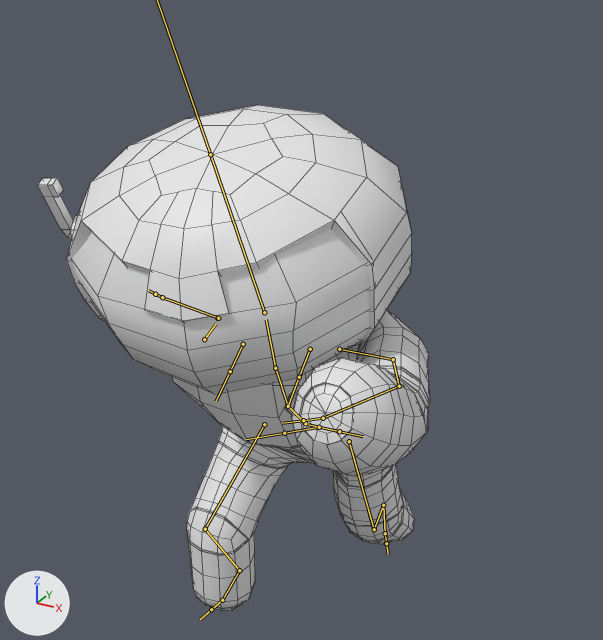
An edit to the FBX model Space Rescue/Assets/Art/Models/MainCharacter/Main_Charcter.fbx, drawn before and after from the same camera.
Both versions are drawn from a 50 mm camera at (1.003, -1.764, 1.766) aimed at (-0.034, 0.122, 0.822). Arrows for +X, +Y and +Z are at lower left; the lights stay in place. Both versions are drawn at frame 12 of the action 'metarig|BigThrow'; the numbers are the values there. The bones that bend it are drawn over the model as lines. Mesh edges are drawn as thin lines.

The first picture shows 'Body', "LID's", 'Visor'.
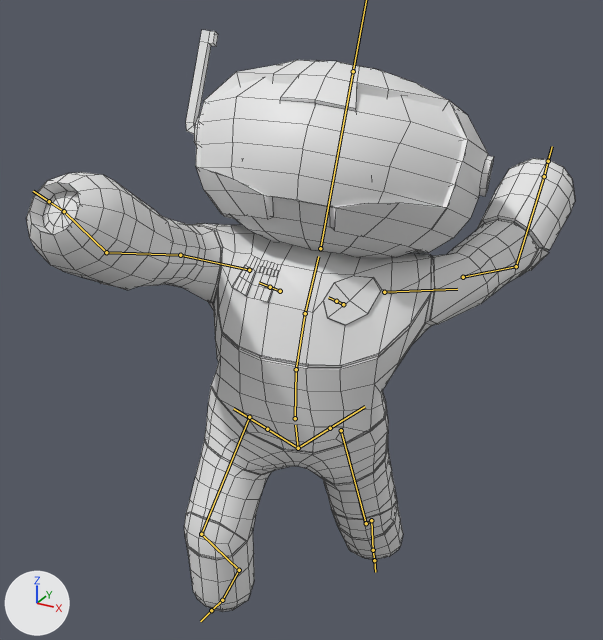
Boxes [x1, y1, x2, y2] around the edits, measured in the pictures (603 x 640 px):
'Body', posed (40% wider, 15% taller)
    before: [38, 105, 430, 610]
    after: [26, 30, 575, 611]
'Visor', posed (11% narrower, 22% shorter)
    before: [72, 228, 369, 394]
    after: [200, 78, 463, 208]
"LID's", posed
    before: [285, 383, 353, 445]
    after: [43, 191, 381, 325]
bone 'spine', root to tip
    before: (319, 427) to (308, 424)
    after: (298, 448) to (295, 425)
bone 'spine.001', root to tip
    before: (305, 423) to (288, 406)
    after: (295, 418) to (296, 369)
bone 'spine.004', root to tip
    before: (264, 312) to (210, 154)
    after: (320, 248) to (353, 71)
bone 'shoulder.L', root to tip
    before: (339, 349) to (392, 359)
    after: (384, 292) to (457, 289)
bone 'upper_arm.L', root to tip
    before: (393, 359) to (399, 386)
    after: (463, 277) to (516, 266)
bone 'forearm.L', root to tip
    before: (399, 386) to (323, 418)
    after: (516, 266) to (544, 176)
bone 'shoulder.R', root to tip
    before: (204, 339) to (216, 323)
    after: (249, 270) to (180, 255)
bone 'upper_arm.R', root to tip
    before: (217, 318) to (218, 318)
    after: (180, 255) to (106, 252)
bone 'pelvis.R', root to tip
    before: (319, 427) to (284, 433)
    after: (298, 448) to (267, 429)
bone 'thigh.L', root to tip
    before: (349, 441) to (374, 529)
    after: (341, 430) to (366, 523)
bone 'shin.L', root to tip
    before: (374, 529) to (383, 505)
    after: (366, 523) to (371, 520)
bone 'foot.L', root to tip
    before: (383, 505) to (385, 533)
    after: (371, 520) to (373, 550)
bone 'thigh.R', root to tip
    before: (264, 424) to (205, 529)
    after: (249, 417) to (201, 534)
bone 'shin.R', root to tip
    before: (205, 529) to (239, 570)
    after: (201, 534) to (239, 570)

Edits to the bpy script that builds the scene:
```text
Change bone_spine:
    where bone_spine = bpy.data.objects['metarig'].pose.bones['spine']
    bone_spine.location: (0.0, -0.14, -0.14) -> (0.0, -0.098, 0.025)
    bone_spine.rotation_quaternion: (0.927, 0.358, 0.11, 0.013) -> (0.994, 0.0, 0.107, -0.028)  # degrees (43, 11, 6) -> degrees (0, 12, -3)
Change bone_spine_001:
    where bone_spine_001 = bpy.data.objects['metarig'].pose.bones['spine.001']  # child of 'spine'
    bone_spine_001.rotation_quaternion: (1.0, -0.026, 0.0, -0.006) -> (0.999, -0.042, -0.001, -0.009)  # degrees (-3, 0, -1) -> degrees (-5, 0, -1)
Change bone_spine_004:
    where bone_spine_004 = bpy.data.objects['metarig'].pose.bones['spine.004']  # child of 'spine.003'
    bone_spine_004.rotation_quaternion: (0.998, 0.066, 0.0, 0.015) -> (0.999, 0.041, 0.0, 0.009)  # degrees (8, 0, 2) -> degrees (5, 0, 1)
Change bone_shoulder_l:
    where bone_shoulder_l = bpy.data.objects['metarig'].pose.bones['shoulder.L']  # child of 'spine.003'
    bone_shoulder_l.location: (0.0, 0.0, 0.0) -> (-0.058, 0.013, 0.028)
    bone_shoulder_l.rotation_quaternion: (0.847, 0.291, 0.413, -0.168) -> (0.874, 0.19, -0.441, 0.074)  # degrees (36, 53, -4) -> degrees (26, -53, -4)
Change bone_upper_arm_l:
    where bone_upper_arm_l = bpy.data.objects['metarig'].pose.bones['upper_arm.L']  # child of 'shoulder.L'
    bone_upper_arm_l.location: (0.0, 0.0, 0.0) -> (-0.054, 0.022, 0.022)
    bone_upper_arm_l.rotation_quaternion: (0.908, 0.227, -0.131, 0.328) -> (0.926, 0.097, -0.25, 0.265)  # degrees (21, -23, 36) -> degrees (3, -31, 31)
Change bone_forearm_l:
    where bone_forearm_l = bpy.data.objects['metarig'].pose.bones['forearm.L']  # child of 'upper_arm.L'
    bone_forearm_l.rotation_quaternion: (0.937, -0.219, 0.029, 0.272) -> (0.986, 0.153, 0.039, 0.047)  # degrees (-24, 10, 30) -> degrees (18, 4, 6)
Change bone_shoulder_r:
    where bone_shoulder_r = bpy.data.objects['metarig'].pose.bones['shoulder.R']  # child of 'spine.003'
    bone_shoulder_r.rotation_quaternion: (0.76, -0.118, 0.218, -0.601) -> (0.933, -0.06, 0.104, 0.339)  # degrees (-27, 11, -79) -> degrees (-2, 14, 40)
Change bone_upper_arm_r:
    where bone_upper_arm_r = bpy.data.objects['metarig'].pose.bones['upper_arm.R']  # child of 'shoulder.R'
    bone_upper_arm_r.location: (0.014, 0.047, 0.018) -> (0.0, 0.0, 0.0)
    bone_upper_arm_r.rotation_quaternion: (0.967, 0.241, 0.019, 0.076) -> (0.935, 0.347, -0.024, 0.071)  # degrees (28, 0, 9) -> degrees (40, -5, 7)
Change bone_pelvis_r:
    where bone_pelvis_r = bpy.data.objects['metarig'].pose.bones['pelvis.R']  # child of 'spine'
    bone_pelvis_r.rotation_quaternion: (0.979, 0.136, 0.148, 0.02) -> (0.988, 0.043, 0.107, 0.103)  # degrees (16, 17, 5) -> degrees (6, 12, 13)
Change bone_thigh_l:
    where bone_thigh_l = bpy.data.objects['metarig'].pose.bones['thigh.L']  # child of 'spine'
    bone_thigh_l.location: (-0.011, 0.035, -0.034) -> (0.0, 0.0, 0.0)
    bone_thigh_l.rotation_quaternion: (0.976, -0.148, -0.157, 0.023) -> (0.972, 0.182, -0.109, -0.096)  # degrees (-18, -17, 6) -> degrees (22, -10, -13)
Change bone_shin_l:
    where bone_shin_l = bpy.data.objects['metarig'].pose.bones['shin.L']  # child of 'thigh.L'
    bone_shin_l.rotation_quaternion: (0.991, 0.114, -0.035, -0.053) -> (1.0, 0.014, -0.004, -0.007)  # degrees (13, -3, -6) -> degrees (2, 0, -1)
Change bone_foot_l:
    where bone_foot_l = bpy.data.objects['metarig'].pose.bones['foot.L']  # child of 'shin.L'
    bone_foot_l.rotation_quaternion: (0.945, -0.286, -0.134, 0.084) -> (0.979, -0.178, -0.084, 0.052)  # degrees (-35, -12, 14) -> degrees (-21, -8, 8)
Change bone_thigh_r:
    where bone_thigh_r = bpy.data.objects['metarig'].pose.bones['thigh.R']  # child of 'spine'
    bone_thigh_r.rotation_quaternion: (0.731, -0.665, 0.129, 0.081) -> (0.963, -0.22, 0.146, 0.053)  # degrees (-85, 17, -3) -> degrees (-25, 18, 2)
Change bone_shin_r:
    where bone_shin_r = bpy.data.objects['metarig'].pose.bones['shin.R']  # child of 'thigh.R'
    bone_shin_r.rotation_quaternion: (0.941, 0.336, 0.013, 0.02) -> (0.973, 0.23, 0.009, 0.014)  # degrees (39, 1, 3) -> degrees (27, 1, 2)
```
